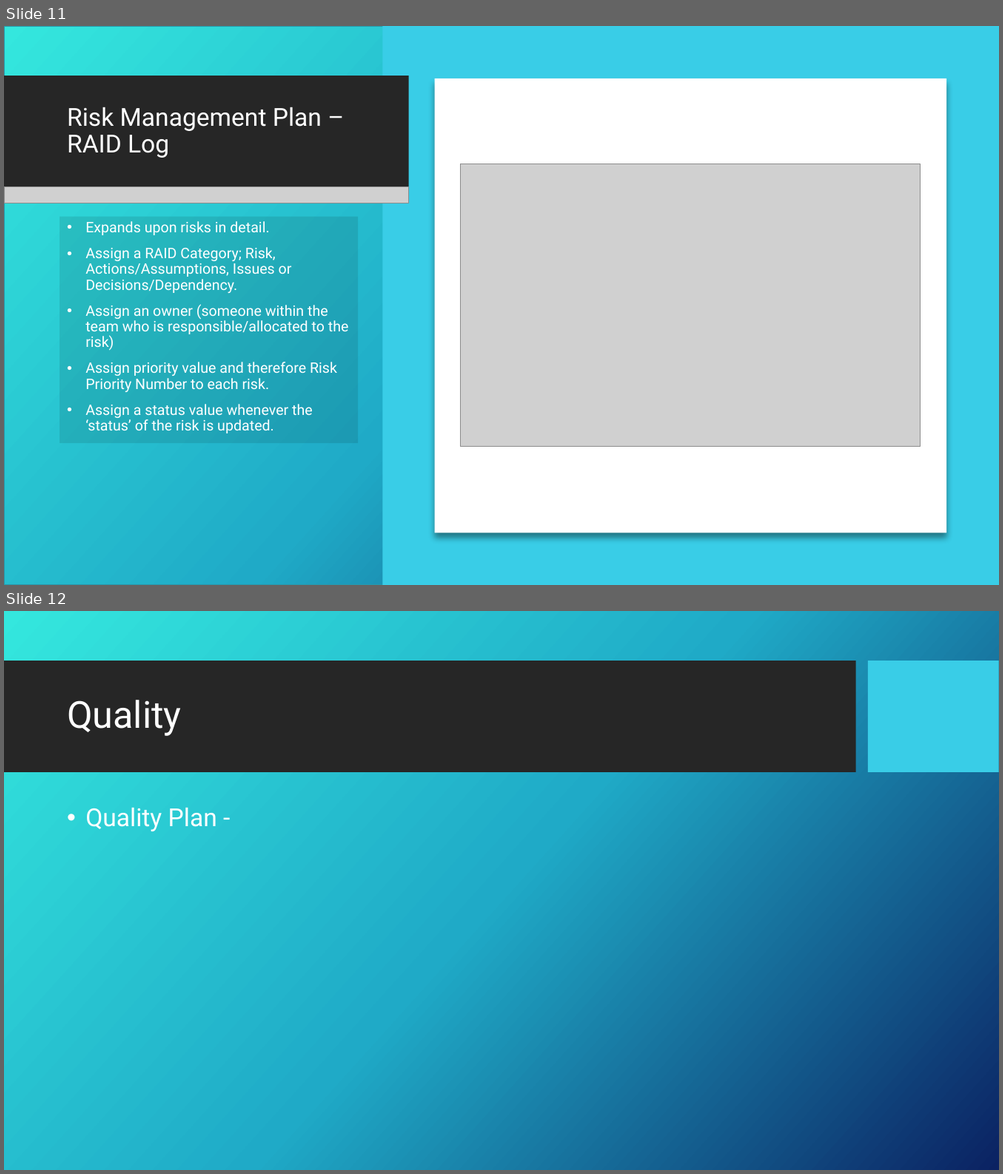
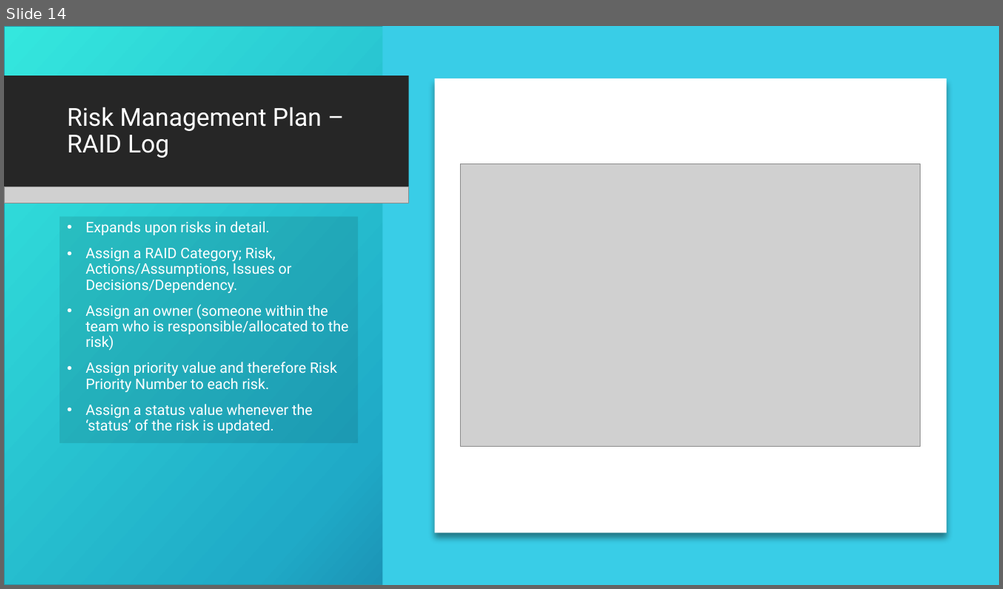
Before and after one commit to c3026923/south-yorkshire-bus-journey-planner, a slide deck: SY Bus Journey Planner Presentation.pptx. Shown one above the other, each under a label of ours: slides 11 and 12 before the commit, slide 14 after it. The pictures are 1003x1174 and 1003x589 pixels, drawn with LibreOffice and Linux fonts; fonts in the diff are those of the drawing; grey boxes stand for pictures; background and template pictures are left out. Boxes give left, top, right and bottom in pixels: in the first picture for what was removed or moved away, otherwise in the second. Text is boxed around its words. In the diff, an @@ line names an element or a change of style, - is before the commit and + after.

```diff
--- a/SY Bus Journey Planner Presentation.pptx
+++ b/SY Bus Journey Planner Presentation.pptx
@@ slide 12 removed at (x1=4, y1=611, x2=999, y2=1170), background picture (left out); not listed: 2 template elements that a slide beside it also shows @@
@@ title removed at (x1=67, y1=700, x2=182, y2=736) @@
-Quality
@@ text removed at (x1=85, y1=807, x2=217, y2=832) @@
-• Quality Plan -
@@ what was slide 11 is now slide 14 @@
```
Also in this commit, not shown: 2 slides changed, 7 slides added, 2 other slides removed.
